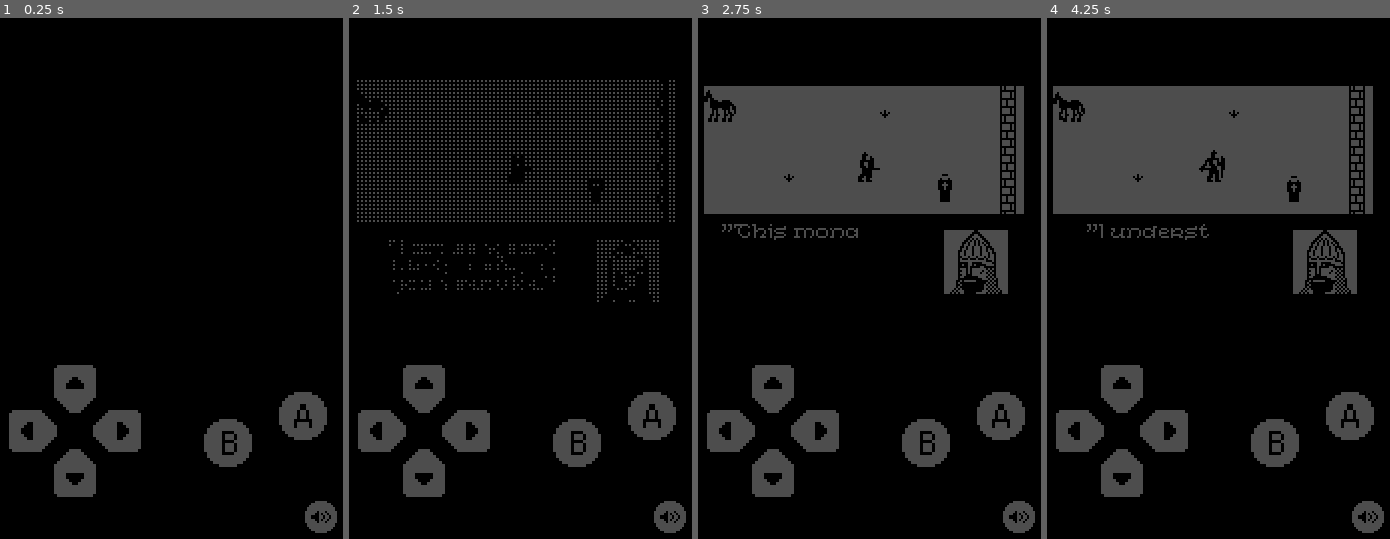
Above: before the commit, frames 1-4 (left to right).
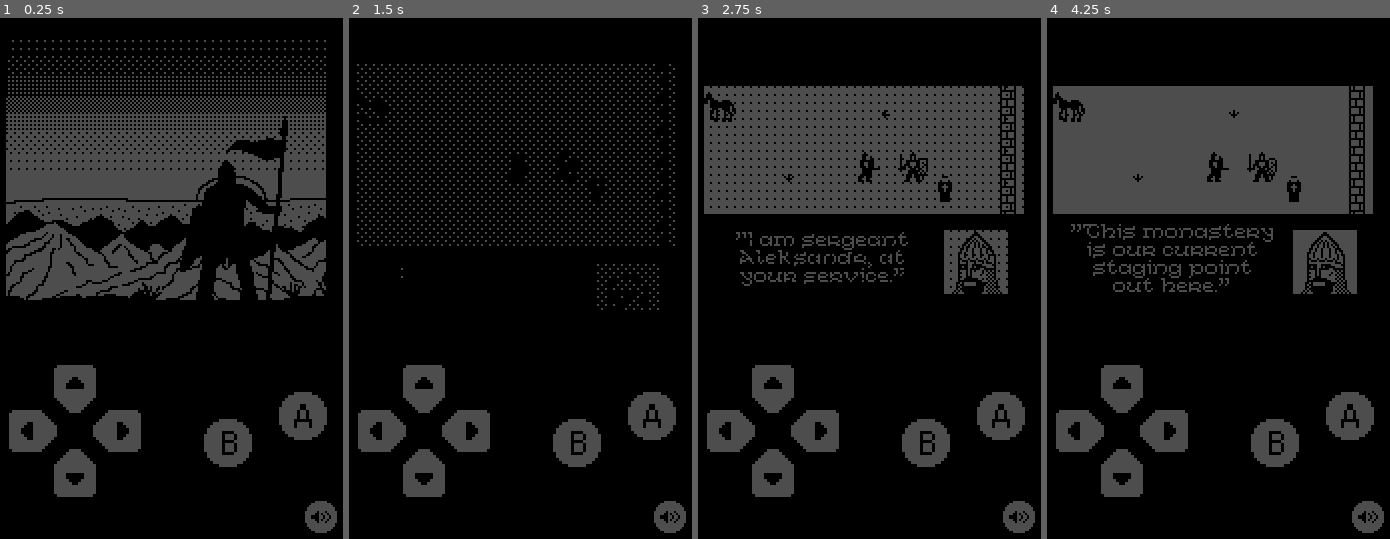
Above: after the commit, the same moments.

Repository: muszbek/baatarstvo
Game: Godot game, scene res://Main.tscn
The game is run twice, just before and just after one commit, with the same random seed, the same clock (stepped at 60 frames per second) and the same inputs.
Inputs:
- Up to frame 1 (0.25 s): no input
- Up to frame 2 (1.5 s): hold D (move_right) 0.53-1.28 s; hold Space (attack) 0.53-1.28 s; tap E (interact) at 0.8, 1.25, 1.35 s; hold S (move_down) from 1.28 s (still down)
- Up to frame 3 (2.75 s): tap Space (attack) at 1.55 s; release S (move_down) at 2.03 s; hold D (move_right) from 2.03 s (still down); hold Space (attack) from 2.03 s (still down); tap E (interact) at 2.3 s
- Up to frame 4 (4.25 s): release D (move_right) at 2.78 s; release Space (attack) at 2.78 s; hold W (move_up) 2.78-3.53 s; tap E (interact) at 2.85, 3.8 s; tap Space (attack) at 3.05 s; hold A (move_left) from 3.53 s (still down); hold Space (attack) from 3.53 s (still down)

The runs differ from the first frame. In frame 1, 26% of the frame differs, in the area x 1-96%, y 4-55%; in frame 2, 4.6%; in frame 3, 3.6%; in frame 4, 2.5%.

Commit message:
added main title screen

Diff:
--- a/core/Game.gd
+++ b/core/Game.gd
@@ -1,5 +1,6 @@
 extends Node
 
+const START_SCREEN = "res://screens/StartScreen.tscn"
 const TO_BE_CONTINUED_SCREEN = "res://screens/ToBeConinued.tscn"
 
 var current_chapter_path = "res://map/chapter0/Chapter0Loader.tscn"
@@ -7,7 +8,15 @@
 var saved_game: Dictionary = {}
 
 func _ready():
+	var screen = load_start_screen()
+	yield(screen, "start_screen_finished")
 	load_chapter()
+
+func load_start_screen():
+	var start_screen_loaded = load(START_SCREEN)
+	var start_screen_instance = start_screen_loaded.instance()
+	add_child(start_screen_instance)
+	return start_screen_instance
 
 func load_chapter():
 	var chapter_loaded = load(current_chapter_path)
--- a/core/Player.tscn
+++ b/core/Player.tscn
@@ -67,6 +67,66 @@
 atlas = ExtResource( 16 )
 region = Rect2( 0, 176, 16, 16 )
 
+[sub_resource type="AtlasTexture" id=99]
+atlas = ExtResource( 11 )
+region = Rect2( 0, 0, 16, 16 )
+
+[sub_resource type="AtlasTexture" id=100]
+atlas = ExtResource( 11 )
+region = Rect2( 0, 16, 16, 16 )
+
+[sub_resource type="AtlasTexture" id=101]
+atlas = ExtResource( 11 )
+region = Rect2( 0, 32, 16, 16 )
+
+[sub_resource type="AtlasTexture" id=102]
+atlas = ExtResource( 11 )
+region = Rect2( 0, 48, 16, 16 )
+
+[sub_resource type="AtlasTexture" id=103]
+atlas = ExtResource( 11 )
+region = Rect2( 0, 64, 16, 16 )
+
+[sub_resource type="AtlasTexture" id=104]
+atlas = ExtResource( 11 )
+region = Rect2( 0, 80, 16, 16 )
+
+[sub_resource type="AtlasTexture" id=147]
+atlas = ExtResource( 17 )
+region = Rect2( 0, 0, 16, 16 )
+
+[sub_resource type="AtlasTexture" id=97]
+atlas = ExtResource( 4 )
+region = Rect2( 0, 0, 16, 16 )
+
+[sub_resource type="AtlasTexture" id=98]
+atlas = ExtResource( 4 )
+region = Rect2( 0, 16, 16, 16 )
+
+[sub_resource type="AtlasTexture" id=73]
+atlas = ExtResource( 7 )
+region = Rect2( 0, 0, 16, 16 )
+
+[sub_resource type="AtlasTexture" id=74]
+atlas = ExtResource( 7 )
+region = Rect2( 0, 16, 16, 16 )
+
+[sub_resource type="AtlasTexture" id=75]
+atlas = ExtResource( 7 )
+region = Rect2( 0, 32, 16, 16 )
+
+[sub_resource type="AtlasTexture" id=76]
+atlas = ExtResource( 7 )
+region = Rect2( 0, 48, 16, 16 )
+
+[sub_resource type="AtlasTexture" id=77]
+atlas = ExtResource( 7 )
+region = Rect2( 0, 64, 16, 16 )
+
+[sub_resource type="AtlasTexture" id=78]
+atlas = ExtResource( 7 )
+region = Rect2( 0, 80, 16, 16 )
+
 [sub_resource type="AtlasTexture" id=71]
 atlas = ExtResource( 3 )
 region = Rect2( 0, 0, 16, 16 )
@@ -75,6 +135,38 @@
 atlas = ExtResource( 3 )
 region = Rect2( 0, 16, 16, 16 )
 
+[sub_resource type="AtlasTexture" id=67]
+atlas = ExtResource( 1 )
+region = Rect2( 0, 0, 16, 16 )
+
+[sub_resource type="AtlasTexture" id=68]
+atlas = ExtResource( 1 )
+region = Rect2( 0, 16, 16, 16 )
+
+[sub_resource type="AtlasTexture" id=111]
+atlas = ExtResource( 10 )
+region = Rect2( 0, 0, 16, 16 )
+
+[sub_resource type="AtlasTexture" id=112]
+atlas = ExtResource( 10 )
+region = Rect2( 0, 16, 16, 16 )
+
+[sub_resource type="AtlasTexture" id=113]
+atlas = ExtResource( 10 )
+region = Rect2( 0, 32, 16, 16 )
+
+[sub_resource type="AtlasTexture" id=114]
+atlas = ExtResource( 10 )
+region = Rect2( 0, 48, 16, 16 )
+
+[sub_resource type="AtlasTexture" id=115]
+atlas = ExtResource( 10 )
+region = Rect2( 0, 64, 16, 16 )
+
+[sub_resource type="AtlasTexture" id=116]
+atlas = ExtResource( 10 )
+region = Rect2( 0, 80, 16, 16 )
+
 [sub_resource type="AtlasTexture" id=69]
 atlas = ExtResource( 2 )
 region = Rect2( 0, 0, 16, 16 )
@@ -83,6 +175,30 @@
 atlas = ExtResource( 2 )
 region = Rect2( 0, 16, 16, 16 )
 
+[sub_resource type="AtlasTexture" id=79]
+atlas = ExtResource( 8 )
+region = Rect2( 0, 0, 16, 16 )
+
+[sub_resource type="AtlasTexture" id=80]
+atlas = ExtResource( 8 )
+region = Rect2( 0, 16, 16, 16 )
+
+[sub_resource type="AtlasTexture" id=81]
+atlas = ExtResource( 8 )
+region = Rect2( 0, 32, 16, 16 )
+
+[sub_resource type="AtlasTexture" id=82]
+atlas = ExtResource( 8 )
+region = Rect2( 0, 48, 16, 16 )
+
+[sub_resource type="AtlasTexture" id=83]
+atlas = ExtResource( 8 )
+region = Rect2( 0, 64, 16, 16 )
+
+[sub_resource type="AtlasTexture" id=84]
+atlas = ExtResource( 8 )
+region = Rect2( 0, 80, 16, 16 )
+
 [sub_resource type="AtlasTexture" id=105]
 atlas = ExtResource( 13 )
 region = Rect2( 0, 0, 16, 16 )
@@ -155,98 +271,6 @@
 atlas = ExtResource( 9 )
 region = Rect2( 0, 80, 16, 16 )
 
-[sub_resource type="AtlasTexture" id=99]
-atlas = ExtResource( 11 )
-region = Rect2( 0, 0, 16, 16 )
-
-[sub_resource type="AtlasTexture" id=100]
-atlas = ExtResource( 11 )
-region = Rect2( 0, 16, 16, 16 )
-
-[sub_resource type="AtlasTexture" id=101]
-atlas = ExtResource( 11 )
-region = Rect2( 0, 32, 16, 16 )
-
-[sub_resource type="AtlasTexture" id=102]
-atlas = ExtResource( 11 )
-region = Rect2( 0, 48, 16, 16 )
-
-[sub_resource type="AtlasTexture" id=103]
-atlas = ExtResource( 11 )
-region = Rect2( 0, 64, 16, 16 )
-
-[sub_resource type="AtlasTexture" id=104]
-atlas = ExtResource( 11 )
-region = Rect2( 0, 80, 16, 16 )
-
-[sub_resource type="AtlasTexture" id=147]
-atlas = ExtResource( 17 )
-region = Rect2( 0, 0, 16, 16 )
-
-[sub_resource type="AtlasTexture" id=97]
-atlas = ExtResource( 4 )
-region = Rect2( 0, 0, 16, 16 )
-
-[sub_resource type="AtlasTexture" id=98]
-atlas = ExtResource( 4 )
-region = Rect2( 0, 16, 16, 16 )
-
-[sub_resource type="AtlasTexture" id=79]
-atlas = ExtResource( 8 )
-region = Rect2( 0, 0, 16, 16 )
-
-[sub_resource type="AtlasTexture" id=80]
-atlas = ExtResource( 8 )
-region = Rect2( 0, 16, 16, 16 )
-
-[sub_resource type="AtlasTexture" id=81]
-atlas = ExtResource( 8 )
-region = Rect2( 0, 32, 16, 16 )
-
-[sub_resource type="AtlasTexture" id=82]
-atlas = ExtResource( 8 )
-region = Rect2( 0, 48, 16, 16 )
-
-[sub_resource type="AtlasTexture" id=83]
-atlas = ExtResource( 8 )
-region = Rect2( 0, 64, 16, 16 )
-
-[sub_resource type="AtlasTexture" id=84]
-atlas = ExtResource( 8 )
-region = Rect2( 0, 80, 16, 16 )
-
-[sub_resource type="AtlasTexture" id=67]
-atlas = ExtResource( 1 )
-region = Rect2( 0, 0, 16, 16 )
-
-[sub_resource type="AtlasTexture" id=68]
-atlas = ExtResource( 1 )
-region = Rect2( 0, 16, 16, 16 )
-
-[sub_resource type="AtlasTexture" id=73]
-atlas = ExtResource( 7 )
-region = Rect2( 0, 0, 16, 16 )
-
-[sub_resource type="AtlasTexture" id=74]
-atlas = ExtResource( 7 )
-region = Rect2( 0, 16, 16, 16 )
-
-[sub_resource type="AtlasTexture" id=75]
-atlas = ExtResource( 7 )
-region = Rect2( 0, 32, 16, 16 )
-
-[sub_resource type="AtlasTexture" id=76]
-atlas = ExtResource( 7 )
-region = Rect2( 0, 48, 16, 16 )
-
-[sub_resource type="AtlasTexture" id=77]
-atlas = ExtResource( 7 )
-region = Rect2( 0, 64, 16, 16 )
-
-[sub_resource type="AtlasTexture" id=78]
-atlas = ExtResource( 7 )
-region = Rect2( 0, 80, 16, 16 )
-
 [sub_resource type="AtlasTexture" id=91]
 atlas = ExtResource( 6 )
 region = Rect2( 0, 0, 16, 16 )
@@ -269,30 +293,6 @@
 
 [sub_resource type="AtlasTexture" id=96]
 atlas = ExtResource( 6 )
-region = Rect2( 0, 80, 16, 16 )
-
-[sub_resource type="AtlasTexture" id=111]
-atlas = ExtResource( 10 )
-region = Rect2( 0, 0, 16, 16 )
-
-[sub_resource type="AtlasTexture" id=112]
-atlas = ExtResource( 10 )
-region = Rect2( 0, 16, 16, 16 )
-
-[sub_resource type="AtlasTexture" id=113]
-atlas = ExtResource( 10 )
-region = Rect2( 0, 32, 16, 16 )
-
-[sub_resource type="AtlasTexture" id=114]
-atlas = ExtResource( 10 )
-region = Rect2( 0, 48, 16, 16 )
-
-[sub_resource type="AtlasTexture" id=115]
-atlas = ExtResource( 10 )
-region = Rect2( 0, 64, 16, 16 )
-
-[sub_resource type="AtlasTexture" id=116]
-atlas = ExtResource( 10 )
 region = Rect2( 0, 80, 16, 16 )
 
 [sub_resource type="SpriteFrames" id=9]
@@ -302,16 +302,51 @@
 "name": "death",
 "speed": 6.0
 }, {
+"frames": [ SubResource( 99 ), SubResource( 100 ), SubResource( 101 ), SubResource( 102 ), SubResource( 103 ), SubResource( 104 ) ],
+"loop": true,
+"name": "attack_right",
+"speed": 5.0
+}, {
+"frames": [ SubResource( 147 ) ],
+"loop": true,
+"name": "dead",
+"speed": 1.0
+}, {
+"frames": [ SubResource( 97 ), SubResource( 98 ) ],
+"loop": true,
+"name": "idle_back",
+"speed": 1.0
+}, {
+"frames": [ SubResource( 73 ), SubResource( 74 ), SubResource( 75 ), SubResource( 76 ), SubResource( 77 ), SubResource( 78 ) ],
+"loop": true,
+"name": "walk_left",
+"speed": 15.0
+}, {
 "frames": [ SubResource( 71 ), SubResource( 72 ) ],
 "loop": true,
 "name": "idle_right",
 "speed": 1.0
 }, {
+"frames": [ SubResource( 67 ), SubResource( 68 ) ],
+"loop": true,
+"name": "idle_front",
+"speed": 1.0
+}, {
+"frames": [ SubResource( 111 ), SubResource( 112 ), SubResource( 113 ), SubResource( 114 ), SubResource( 115 ), SubResource( 116 ) ],
+"loop": true,
+"name": "attack_left",
+"speed": 5.0
+}, {
 "frames": [ SubResource( 69 ), SubResource( 70 ) ],
 "loop": true,
 "name": "idle_left",
 "speed": 1.0
 }, {
+"frames": [ SubResource( 79 ), SubResource( 80 ), SubResource( 81 ), SubResource( 82 ), SubResource( 83 ), SubResource( 84 ) ],
+"loop": true,
+"name": "walk_front",
+"speed": 9.0
+}, {
 "frames": [ SubResource( 105 ), SubResource( 106 ), SubResource( 107 ), SubResource( 108 ), SubResource( 109 ), SubResource( 110 ) ],
 "loop": true,
 "name": "attack_front",
@@ -327,45 +362,10 @@
 "name": "walk_right",
 "speed": 15.0
 }, {
-"frames": [ SubResource( 99 ), SubResource( 100 ), SubResource( 101 ), SubResource( 102 ), SubResource( 103 ), SubResource( 104 ) ],
-"loop": true,
-"name": "attack_right",
-"speed": 5.0
-}, {
-"frames": [ SubResource( 147 ) ],
-"loop": true,
-"name": "dead",
-"speed": 1.0
-}, {
-"frames": [ SubResource( 97 ), SubResource( 98 ) ],
-"loop": true,
-"name": "idle_back",
-"speed": 1.0
-}, {
-"frames": [ SubResource( 79 ), SubResource( 80 ), SubResource( 81 ), SubResource( 82 ), SubResource( 83 ), SubResource( 84 ) ],
-"loop": true,
-"name": "walk_front",
-"speed": 9.0
-}, {
-"frames": [ SubResource( 67 ), SubResource( 68 ) ],
-"loop": true,
-"name": "idle_front",
-"speed": 1.0
-}, {
-"frames": [ SubResource( 73 ), SubResource( 74 ), SubResource( 75 ), SubResource( 76 ), SubResource( 77 ), SubResource( 78 ) ],
-"loop": true,
-"name": "walk_left",
-"speed": 15.0
-}, {
 "frames": [ SubResource( 91 ), SubResource( 92 ), SubResource( 93 ), SubResource( 94 ), SubResource( 95 ), SubResource( 96 ) ],
 "loop": true,
 "name": "walk_back",
 "speed": 9.0
-}, {
-"frames": [ SubResource( 111 ), SubResource( 112 ), SubResource( 113 ), SubResource( 114 ), SubResource( 115 ), SubResource( 116 ) ],
-"loop": true,
-"name": "attack_left",
-"speed": 5.0
 } ]
 
 [sub_resource type="Animation" id=123]
--- a/screens/ChapterScreen.tscn
+++ b/screens/ChapterScreen.tscn
@@ -148,7 +148,7 @@
 
 [sub_resource type="Animation" id=14]
 resource_name = "wait"
-length = 4.0
+length = 5.0
 step = 1.0
 
 [node name="ChapterScreen" type="Node2D"]
--- /dev/null
+++ b/screens/StartScreen.gd
@@ -0,0 +1,25 @@
+extends Node2D
+
+onready var anim_player = $AnimationPlayer
+
+signal start_screen_finished
+
+func _ready():
+	start()
+
+func _process(_delta):
+	if Input.is_action_just_pressed("interact"): end()
+	if Input.is_action_just_pressed("attack"): end()
+
+func start():
+	anim_player.play("camera_move")
+
+func end():
+	emit_signal("start_screen_finished")
+	queue_free()
+
+func _on_AnimationPlayer_animation_finished(anim_name):
+	match anim_name:
+		"camera_move": anim_player.play("wait")
+		"wait": anim_player.play("darken_screen")
+		"darken_screen": end()
--- /dev/null
+++ b/screens/StartScreen.tscn
@@ -0,0 +1,446 @@
+[gd_scene load_steps=37 format=2]
+
+[ext_resource path="res://assets/sprites/full_screen/start_parallax_4.png" type="Texture" id=1]
+[ext_resource path="res://assets/sprites/full_screen/start_parallax_3.png" type="Texture" id=2]
+[ext_resource path="res://assets/sprites/full_screen/start_parallax_2.png" type="Texture" id=3]
+[ext_resource path="res://assets/sprites/full_screen/start_parallax_1.png" type="Texture" id=4]
+[ext_resource path="res://screens/StartScreen.gd" type="Script" id=5]
+[ext_resource path="res://assets/sprites/full_screen/darken_anim.png" type="Texture" id=6]
+[ext_resource path="res://assets/sprites/full_screen/title_text.png" type="Texture" id=7]
+
+[sub_resource type="Animation" id=9]
+length = 0.001
+tracks/0/type = "value"
+tracks/0/path = NodePath("ColorRect/Camera2D:offset")
+tracks/0/interp = 1
+tracks/0/loop_wrap = true
+tracks/0/imported = false
+tracks/0/enabled = true
+tracks/0/keys = {
+"times": PoolRealArray( 0 ),
+"transitions": PoolRealArray( 1 ),
+"update": 0,
+"values": [ Vector2( 0, 0 ) ]
+}
+tracks/1/type = "value"
+tracks/1/path = NodePath("ColorRect/Camera2D/AnimatedSprite:animation")
+tracks/1/interp = 1
+tracks/1/loop_wrap = true
+tracks/1/imported = false
+tracks/1/enabled = true
+tracks/1/keys = {
+"times": PoolRealArray( 0 ),
+"transitions": PoolRealArray( 1 ),
+"update": 0,
+"values": [ "darken_screen" ]
+}
+tracks/2/type = "value"
+tracks/2/path = NodePath("ColorRect/Camera2D/AnimatedSprite:frame")
+tracks/2/interp = 1
+tracks/2/loop_wrap = true
+tracks/2/imported = false
+tracks/2/enabled = true
+tracks/2/keys = {
+"times": PoolRealArray( 0 ),
+"transitions": PoolRealArray( 1 ),
+"update": 0,
+"values": [ 0 ]
+}
+tracks/3/type = "value"
+tracks/3/path = NodePath("Camera2D:offset")
+tracks/3/interp = 1
+tracks/3/loop_wrap = true
+tracks/3/imported = false
+tracks/3/enabled = true
+tracks/3/keys = {
+"times": PoolRealArray( 0 ),
+"transitions": PoolRealArray( 1 ),
+"update": 0,
+"values": [ Vector2( 0, 0 ) ]
+}
+tracks/4/type = "value"
+tracks/4/path = NodePath("Camera2D/AnimatedSprite:animation")
+tracks/4/interp = 1
+tracks/4/loop_wrap = true
+tracks/4/imported = false
+tracks/4/enabled = true
+tracks/4/keys = {
+"times": PoolRealArray( 0 ),
+"transitions": PoolRealArray( 1 ),
+"update": 0,
+"values": [ "darken_screen" ]
+}
+tracks/5/type = "value"
+tracks/5/path = NodePath("Camera2D/AnimatedSprite:frame")
+tracks/5/interp = 1
+tracks/5/loop_wrap = true
+tracks/5/imported = false
+tracks/5/enabled = true
+tracks/5/keys = {
+"times": PoolRealArray( 0 ),
+"transitions": PoolRealArray( 1 ),
+"update": 0,
+"values": [ 0 ]
+}
+tracks/6/type = "value"
+tracks/6/path = NodePath("Camera2D/BackgroundCanvas/ColorRect:rect_position")
+tracks/6/interp = 1
+tracks/6/loop_wrap = true
+tracks/6/imported = false
+tracks/6/enabled = true
+tracks/6/keys = {
+"times": PoolRealArray( 0 ),
+"transitions": PoolRealArray( 1 ),
+"update": 0,
+"values": [ Vector2( 0, 0 ) ]
+}
+tracks/7/type = "value"
+tracks/7/path = NodePath("Camera2D/AnimatedSprite:offset")
+tracks/7/interp = 1
+tracks/7/loop_wrap = true
+tracks/7/imported = false
+tracks/7/enabled = true
+tracks/7/keys = {
+"times": PoolRealArray( 0 ),
+"transitions": PoolRealArray( 1 ),
+"update": 0,
+"values": [ Vector2( 0, 0 ) ]
+}
+tracks/8/type = "value"
+tracks/8/path = NodePath("Camera2D/DarkeningCanvas/AnimatedSprite:animation")
+tracks/8/interp = 1
+tracks/8/loop_wrap = true
+tracks/8/imported = false
+tracks/8/enabled = true
+tracks/8/keys = {
+"times": PoolRealArray( 0 ),
+"transitions": PoolRealArray( 1 ),
+"update": 0,
+"values": [ "darken_screen" ]
+}
+tracks/9/type = "value"
+tracks/9/path = NodePath("Camera2D/DarkeningCanvas/AnimatedSprite:frame")
+tracks/9/interp = 1
+tracks/9/loop_wrap = true
+tracks/9/imported = false
+tracks/9/enabled = true
+tracks/9/keys = {
+"times": PoolRealArray( 0 ),
+"transitions": PoolRealArray( 1 ),
+"update": 0,
+"values": [ 0 ]
+}
+tracks/10/type = "value"
+tracks/10/path = NodePath("Camera2D/DarkeningCanvas/AnimatedSprite:offset")
+tracks/10/interp = 1
+tracks/10/loop_wrap = true
+tracks/10/imported = false
+tracks/10/enabled = true
+tracks/10/keys = {
+"times": PoolRealArray( 0 ),
+"transitions": PoolRealArray( 1 ),
+"update": 0,
+"values": [ Vector2( 0, 0 ) ]
+}
+tracks/11/type = "value"
+tracks/11/path = NodePath("Camera2D/TitleCanvas/AnimatedSprite:animation")
+tracks/11/interp = 1
+tracks/11/loop_wrap = true
+tracks/11/imported = false
+tracks/11/enabled = true
+tracks/11/keys = {
+"times": PoolRealArray( 0 ),
+"transitions": PoolRealArray( 1 ),
+"update": 0,
+"values": [ "reveal_title" ]
+}
+tracks/12/type = "value"
+tracks/12/path = NodePath("Camera2D/TitleCanvas/AnimatedSprite:frame")
+tracks/12/interp = 1
+tracks/12/loop_wrap = true
+tracks/12/imported = false
+tracks/12/enabled = true
+tracks/12/keys = {
+"times": PoolRealArray( 0 ),
+"transitions": PoolRealArray( 1 ),
+"update": 0,
+"values": [ 0 ]
+}
+
+[sub_resource type="Animation" id=8]
+resource_name = "camera_move"
+length = 3.0
+step = 0.25
+tracks/0/type = "value"
+tracks/0/path = NodePath("Camera2D:offset")
+tracks/0/interp = 1
+tracks/0/loop_wrap = true
+tracks/0/imported = false
+tracks/0/enabled = true
+tracks/0/keys = {
+"times": PoolRealArray( 0, 3 ),
+"transitions": PoolRealArray( 1, 1 ),
+"update": 0,
+"values": [ Vector2( 0, 0 ), Vector2( 80, 0 ) ]
+}
+tracks/1/type = "value"
+tracks/1/path = NodePath("Camera2D/TitleCanvas/AnimatedSprite:animation")
+tracks/1/interp = 1
+tracks/1/loop_wrap = true
+tracks/1/imported = false
+tracks/1/enabled = true
+tracks/1/keys = {
+"times": PoolRealArray( 0 ),
+"transitions": PoolRealArray( 1 ),
+"update": 1,
+"values": [ "reveal_title" ]
+}
+tracks/2/type = "value"
+tracks/2/path = NodePath("Camera2D/TitleCanvas/AnimatedSprite:frame")
+tracks/2/interp = 1
+tracks/2/loop_wrap = true
+tracks/2/imported = false
+tracks/2/enabled = true
+tracks/2/keys = {
+"times": PoolRealArray( 1, 1.25, 1.5, 1.75, 2, 2.25, 2.5, 2.75 ),
+"transitions": PoolRealArray( 1, 1, 1, 1, 1, 1, 1, 1 ),
+"update": 1,
+"values": [ 0, 1, 2, 3, 4, 5, 6, 6 ]
+}
+
+[sub_resource type="Animation" id=20]
+resource_name = "darken_screen"
+length = 2.25
+step = 0.25
+tracks/0/type = "value"
+tracks/0/path = NodePath("Camera2D/DarkeningCanvas/AnimatedSprite:animation")
+tracks/0/interp = 1
+tracks/0/loop_wrap = true
+tracks/0/imported = false
+tracks/0/enabled = true
+tracks/0/keys = {
+"times": PoolRealArray( 0 ),
+"transitions": PoolRealArray( 1 ),
+"update": 1,
+"values": [ "darken_screen" ]
+}
+tracks/1/type = "value"
+tracks/1/path = NodePath("Camera2D/DarkeningCanvas/AnimatedSprite:frame")
+tracks/1/interp = 1
+tracks/1/loop_wrap = true
+tracks/1/imported = false
+tracks/1/enabled = true
+tracks/1/keys = {
+"times": PoolRealArray( 0, 0.25, 0.5, 0.75, 1, 1.25, 1.5, 1.75, 2 ),
+"transitions": PoolRealArray( 1, 1, 1, 1, 1, 1, 1, 1, 1 ),
+"update": 1,
+"values": [ 0, 1, 2, 3, 4, 5, 6, 7, 8 ]
+}
+
+[sub_resource type="Animation" id=21]
+resource_name = "wait"
+length = 5.0
+step = 1.0
+
+[sub_resource type="AtlasTexture" id=1]
+atlas = ExtResource( 4 )
+region = Rect2( 0, 0, 240, 144 )
+
+[sub_resource type="AtlasTexture" id=2]
+atlas = ExtResource( 4 )
+region = Rect2( 0, 144, 240, 144 )
+
+[sub_resource type="AtlasTexture" id=3]
+atlas = ExtResource( 4 )
+region = Rect2( 0, 288, 240, 144 )
+
+[sub_resource type="AtlasTexture" id=4]
+atlas = ExtResource( 4 )
+region = Rect2( 0, 432, 240, 144 )
+
+[sub_resource type="AtlasTexture" id=5]
+atlas = ExtResource( 4 )
+region = Rect2( 0, 576, 240, 144 )
+
+[sub_resource type="AtlasTexture" id=6]
+atlas = ExtResource( 4 )
+region = Rect2( 0, 720, 240, 144 )
+
+[sub_resource type="SpriteFrames" id=7]
+animations = [ {
+"frames": [ SubResource( 1 ), SubResource( 2 ), SubResource( 3 ), SubResource( 4 ), SubResource( 5 ), SubResource( 6 ) ],
+"loop": true,
+"name": "default",
+"speed": 4.0
+} ]
+
+[sub_resource type="AtlasTexture" id=22]
+atlas = ExtResource( 7 )
+region = Rect2( 0, 0, 160, 144 )
+
+[sub_resource type="AtlasTexture" id=23]
+atlas = ExtResource( 7 )
+region = Rect2( 0, 144, 160, 144 )
+
+[sub_resource type="AtlasTexture" id=24]
+atlas = ExtResource( 7 )
+region = Rect2( 0, 288, 160, 144 )
+
+[sub_resource type="AtlasTexture" id=25]
+atlas = ExtResource( 7 )
+region = Rect2( 0, 432, 160, 144 )
+
+[sub_resource type="AtlasTexture" id=26]
+atlas = ExtResource( 7 )
+region = Rect2( 0, 576, 160, 144 )
+
+[sub_resource type="AtlasTexture" id=27]
+atlas = ExtResource( 7 )
+region = Rect2( 0, 720, 160, 144 )
+
+[sub_resource type="AtlasTexture" id=28]
+atlas = ExtResource( 7 )
+region = Rect2( 0, 864, 160, 144 )
+
+[sub_resource type="SpriteFrames" id=29]
+animations = [ {
+"frames": [  ],
+"loop": true,
+"name": "default",
+"speed": 1.0
+}, {
+"frames": [ SubResource( 22 ), SubResource( 23 ), SubResource( 24 ), SubResource( 25 ), SubResource( 26 ), SubResource( 27 ), SubResource( 28 ) ],
+"loop": true,
+"name": "reveal_title",
+"speed": 4.0
+} ]
+
+[sub_resource type="AtlasTexture" id=10]
+flags = 4
+atlas = ExtResource( 6 )
+region = Rect2( 0, 0, 160, 144 )
+
+[sub_resource type="AtlasTexture" id=11]
+flags = 4
+atlas = ExtResource( 6 )
+region = Rect2( 0, 144, 160, 144 )
+
+[sub_resource type="AtlasTexture" id=12]
+flags = 4
+atlas = ExtResource( 6 )
+region = Rect2( 0, 288, 160, 144 )
+
+[sub_resource type="AtlasTexture" id=13]
+flags = 4
+atlas = ExtResource( 6 )
+region = Rect2( 0, 432, 160, 144 )
+
+[sub_resource type="AtlasTexture" id=14]
+flags = 4
+atlas = ExtResource( 6 )
+region = Rect2( 0, 576, 160, 144 )
+
+[sub_resource type="AtlasTexture" id=15]
+flags = 4
+atlas = ExtResource( 6 )
+region = Rect2( 0, 720, 160, 144 )
+
+[sub_resource type="AtlasTexture" id=16]
+flags = 4
+atlas = ExtResource( 6 )
+region = Rect2( 0, 864, 160, 144 )
+
+[sub_resource type="AtlasTexture" id=17]
+flags = 4
+atlas = ExtResource( 6 )
+region = Rect2( 0, 1008, 160, 144 )
+
+[sub_resource type="AtlasTexture" id=18]
+flags = 4
+atlas = ExtResource( 6 )
+region = Rect2( 0, 1152, 160, 144 )
+
+[sub_resource type="SpriteFrames" id=19]
+animations = [ {
+"frames": [  ],
+"loop": true,
+"name": "default",
+"speed": 1.0
+}, {
+"frames": [ SubResource( 10 ), SubResource( 11 ), SubResource( 12 ), SubResource( 13 ), SubResource( 14 ), SubResource( 15 ), SubResource( 16 ), SubResource( 17 ), SubResource( 18 ) ],
+"loop": true,
+"name": "darken_screen",
+"speed": 4.0
+} ]
+
+[node name="StartScreen" type="Node2D"]
+script = ExtResource( 5 )
+
+[node name="AnimationPlayer" type="AnimationPlayer" parent="."]
+anims/RESET = SubResource( 9 )
+anims/camera_move = SubResource( 8 )
+anims/darken_screen = SubResource( 20 )
+anims/wait = SubResource( 21 )
+
+[node name="Camera2D" type="Camera2D" parent="."]
+anchor_mode = 0
+current = true
+
+[node name="BackgroundCanvas" type="CanvasLayer" parent="Camera2D"]
+
+[node name="ColorRect" type="ColorRect" parent="Camera2D/BackgroundCanvas"]
+margin_right = 160.0
+margin_bottom = 144.0
+color = Color( 0.301961, 0.301961, 0.301961, 1 )
+
+[node name="ParallaxBackground" type="ParallaxBackground" parent="Camera2D"]
+layer = 2
+
+[node name="ParallaxLayer4" type="ParallaxLayer" parent="Camera2D/ParallaxBackground"]
+motion_scale = Vector2( 0, 0 )
+
+[node name="Sprite" type="Sprite" parent="Camera2D/ParallaxBackground/ParallaxLayer4"]
+texture = ExtResource( 1 )
+centered = false
+offset = Vector2( -80, 0 )
+
+[node name="ParallaxLayer3" type="ParallaxLayer" parent="Camera2D/ParallaxBackground"]
+motion_scale = Vector2( 0.3, 0 )
+
+[node name="Sprite" type="Sprite" parent="Camera2D/ParallaxBackground/ParallaxLayer3"]
+texture = ExtResource( 2 )
+centered = false
+
+[node name="ParallaxLayer2" type="ParallaxLayer" parent="Camera2D/ParallaxBackground"]
+motion_scale = Vector2( 0.6, 0 )
+
+[node name="Sprite" type="Sprite" parent="Camera2D/ParallaxBackground/ParallaxLayer2"]
+texture = ExtResource( 3 )
+centered = false
+
+[node name="ParallaxLayer1" type="ParallaxLayer" parent="Camera2D/ParallaxBackground"]
+motion_scale = Vector2( 1, 0 )
+
+[node name="AnimatedSprite" type="AnimatedSprite" parent="Camera2D/ParallaxBackground/ParallaxLayer1"]
+frames = SubResource( 7 )
+frame = 4
+playing = true
+centered = false
+
+[node name="TitleCanvas" type="CanvasLayer" parent="Camera2D"]
+layer = 3
+
+[node name="AnimatedSprite" type="AnimatedSprite" parent="Camera2D/TitleCanvas"]
+frames = SubResource( 29 )
+animation = "reveal_title"
+centered = false
+
+[node name="DarkeningCanvas" type="CanvasLayer" parent="Camera2D"]
+layer = 4
+
+[node name="AnimatedSprite" type="AnimatedSprite" parent="Camera2D/DarkeningCanvas"]
+frames = SubResource( 19 )
+animation = "darken_screen"
+centered = false
+
+[connection signal="animation_finished" from="AnimationPlayer" to="." method="_on_AnimationPlayer_animation_finished"]
Binary file added: assets/sprites/full_screen/start_parallax_1.png
Not shown, added: assets/sprites/full_screen/start_parallax_1.png.import
Binary file added: assets/sprites/full_screen/start_parallax_2.png
Not shown, added: assets/sprites/full_screen/start_parallax_2.png.import
Binary file added: assets/sprites/full_screen/start_parallax_3.png
Not shown, added: assets/sprites/full_screen/start_parallax_3.png.import
Binary file added: assets/sprites/full_screen/start_parallax_4.png
Not shown, added: assets/sprites/full_screen/start_parallax_4.png.import
Binary file added: assets/sprites/full_screen/title_text.png
Not shown, added: assets/sprites/full_screen/title_text.png.import
